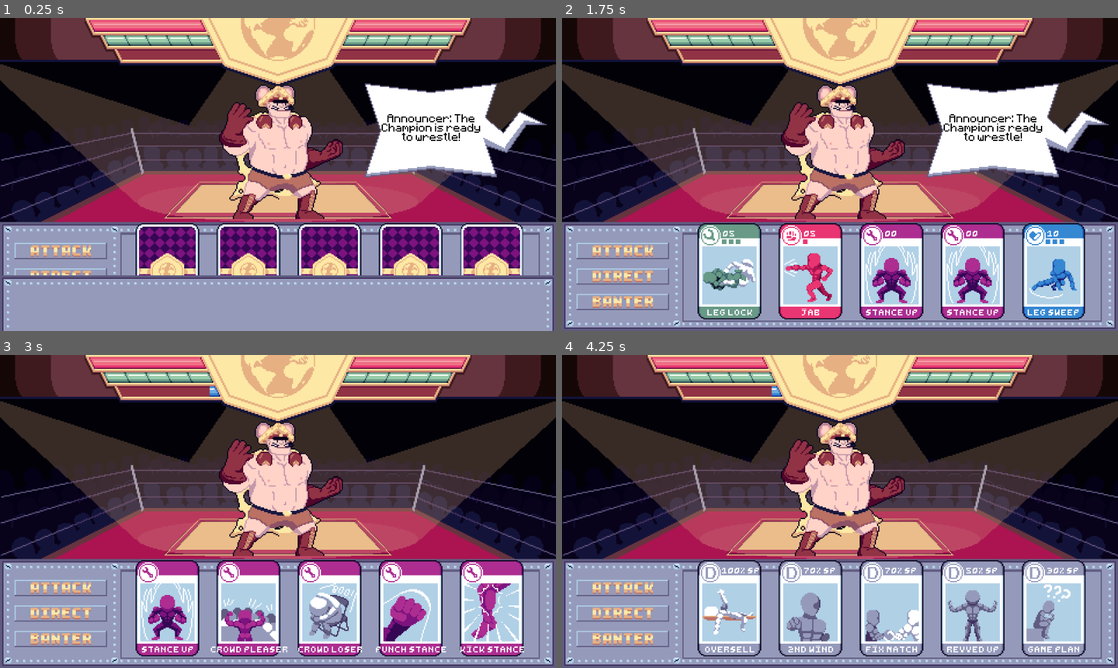
Above: before the commit, frames 1-4 (two rows, left to right).
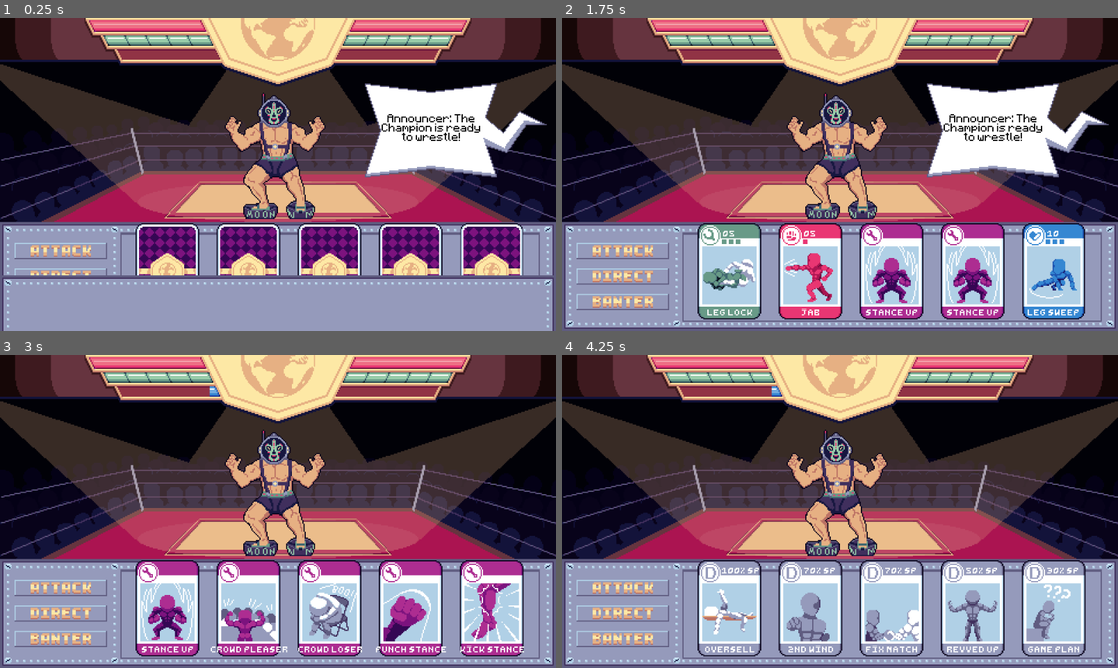
Above: after the commit, the same moments.

Repository: rakthalekk/JameGamWinter2024
Game: Godot game, scene res://src/main.tscn
Two runs of this game, one before a commit and one after it. Both use one fixed random seed, a clock stepped at 60 frames per second and the inputs below. The engine's default icon, where the game draws it, is replaced by a stand-in: a white triangle on a blue panel in a dark square. Sound files missing from this copy of the repository are replaced by a short silence.
Inputs (mouse positions are in pixels of both pictures, inside the frame that each line leads up to):
- Up to frame 1 (0.25 s): no input
- Up to frame 2 (1.75 s): click (623, 249) at 0.5 s; click (623, 249) at 1.25 s
- Up to frame 3 (3 s): click (61, 614) at 2 s; click (61, 639) at 2.75 s
- Up to frame 4 (4.25 s): click (623, 614) at 3.5 s

The runs differ from the first frame. In frame 1, 5.7% of the frame differs, in the area x 39-62%, y 21-65%; in frame 2, 5.7%, in the area x 39-75%, y 21-70%; in frame 3, 5.7%; in frame 4, 5.7%.

Commit message:
remaining moves, shop progress

Diff:
--- a/src/banter_card.gd
+++ b/src/banter_card.gd
@@ -9,7 +9,7 @@
 	%Name.text = card_data.display_name.to_lower()
 
 	$Tooltip.hide()
-	%TooltipText.text = card_data.description
+	%TooltipText.text = card_data.description + "\nEnds your turn"
 
 
 func _on_button_pressed():
--- a/src/card.gd
+++ b/src/card.gd
@@ -26,7 +26,7 @@
 	if data.type == CardData.CARDTYPE.DIRECTION:
 		%Damage.text = str(data.sp_cost) + "% sp"
 	elif data.type == CardData.CARDTYPE.UTILITY:
-		%Damage.hide()
+		%Damage.text = ""
 
 
 func update_damage(new_damage: int):
--- a/src/card_data.gd
+++ b/src/card_data.gd
@@ -14,3 +14,5 @@
 @export var stunned_chance : int
 @export var unpopular_chance : int
 @export var low_health_damage_multiplier : float
+@export var cost : int
+@export var quantity : int
--- a/src/card_database.tscn
+++ b/src/card_database.tscn
@@ -45,6 +45,7 @@
 description = "Deals 5 damage"
 damage = 5
 stamina_cost = 1
+quantity = 5
 
 [node name="Cross" type="Sprite2D" parent="."]
 position = Vector2(249, 58)
@@ -55,6 +56,8 @@
 description = "Deals 5 damage, 7 if used after another punch"
 damage = 5
 stamina_cost = 1
+cost = 200
+quantity = 3
 
 [node name="Hook" type="Sprite2D" parent="."]
 position = Vector2(415, 58)
@@ -65,6 +68,7 @@
 description = "Deals 12 damage"
 damage = 12
 stamina_cost = 3
+quantity = 2
 
 [node name="Gut Punch" type="Sprite2D" parent="."]
 position = Vector2(585, 57)
@@ -77,6 +81,8 @@
 damage = 5
 stamina_cost = 2
 stamina_debuff_chance = 66
+cost = 100
+quantity = 3
 
 [node name="Uppercut" type="Sprite2D" parent="."]
 position = Vector2(730, 53)
@@ -89,6 +95,7 @@
 damage = 10
 stamina_cost = 2
 stunned_chance = 33
+quantity = 3
 
 [node name="Low Blow" type="Sprite2D" parent="."]
 position = Vector2(911, 56)
@@ -100,6 +107,8 @@
 50% chance to deal double damage and inflict Unpopular"
 damage = 5
 stamina_cost = 2
+cost = 200
+quantity = 2
 
 [node name="Flurry of Blows" type="Sprite2D" parent="."]
 position = Vector2(1057, 58)
@@ -109,6 +118,8 @@
 display_name = "Frenzy"
 description = "Deals 3 damage for every consecutive punch used
 Disappears after using another move"
+cost = 300
+quantity = 1
 
 [node name="Side Kick" type="Sprite2D" parent="."]
 position = Vector2(81, 216)
@@ -120,6 +131,7 @@
 description = "Deals 10 damage"
 damage = 10
 stamina_cost = 2
+quantity = 5
 
 [node name="Leg Sweep" type="Sprite2D" parent="."]
 position = Vector2(252, 215)
@@ -133,6 +145,7 @@
 damage = 10
 stamina_cost = 3
 stunned_chance = 66
+quantity = 3
 
 [node name="Roundhouse Kick" type="Sprite2D" parent="."]
 position = Vector2(417, 218)
@@ -146,6 +159,8 @@
 damage = 15
 stamina_cost = 4
 stamina_debuff_chance = 33
+cost = 100
+quantity = 3
 
 [node name="Flying Kick" type="Sprite2D" parent="."]
 position = Vector2(582, 222)
@@ -157,6 +172,8 @@
 description = "Deals 17 damage"
 damage = 17
 stamina_cost = 5
+cost = 100
+quantity = 2
 
 [node name="Crane Kick" type="Sprite2D" parent="."]
 position = Vector2(731, 222)
@@ -172,6 +189,8 @@
 stamina_cost = 4
 stamina_debuff_chance = 33
 stunned_chance = 33
+cost = 200
+quantity = 2
 
 [node name="Arm Bar" type="Sprite2D" parent="."]
 position = Vector2(84, 378)
@@ -185,6 +204,7 @@
 Grants 10% SP"
 damage = 3
 stamina_cost = 2
+quantity = 3
 
 [node name="Leg Lock" type="Sprite2D" parent="."]
 position = Vector2(257, 387)
@@ -198,6 +218,7 @@
 Grants 10% SP"
 damage = 5
 stamina_cost = 3
+quantity = 3
 
 [node name="Chokehold" type="Sprite2D" parent="."]
 position = Vector2(423, 380)
@@ -211,6 +232,8 @@
 Grants 10% SP"
 damage = 10
 stamina_cost = 5
+cost = 300
+quantity = 2
 
 [node name="Full Nelson" type="Sprite2D" parent="."]
 position = Vector2(589, 379)
@@ -225,6 +248,8 @@
 damage = 5
 stamina_cost = 3
 stamina_debuff_chance = 100
+cost = 300
+quantity = 2
 
 [node name="Free Arm Bar" type="Sprite2D" parent="."]
 position = Vector2(1240, 329)
@@ -251,6 +276,8 @@
 health_cost = 7
 stamina_cost = 5
 low_health_damage_multiplier = 2.0
+cost = 400
+quantity = 1
 
 [node name="Back Breaker" type="Sprite2D" parent="."]
 position = Vector2(254, 556)
@@ -266,6 +293,8 @@
 health_cost = 5
 stamina_cost = 5
 low_health_damage_multiplier = 2.0
+cost = 400
+quantity = 1
 
 [node name="Body Slam" type="Sprite2D" parent="."]
 position = Vector2(423, 541)
@@ -282,6 +311,7 @@
 health_cost = 10
 stamina_cost = 3
 low_health_damage_multiplier = 4.0
+quantity = 2
 
 [node name="Piledriver" type="Sprite2D" parent="."]
 position = Vector2(585, 546)
@@ -296,6 +326,8 @@
 health_cost = 5
 stamina_cost = 4
 low_health_damage_multiplier = 2.0
+cost = 300
+quantity = 1
 
 [node name="Surgical Suplex" type="Sprite2D" parent="."]
 position = Vector2(1218, 518)
@@ -373,6 +405,74 @@
 damage = 15
 health_cost = 15
 stamina_cost = 5
+
+[node name="Thunderbolt Slam" type="Sprite2D" parent="."]
+position = Vector2(1228, 1081)
+texture = ExtResource("21_v1sq6")
+hframes = 8
+script = ExtResource("3_42tp3")
+display_name = "Thunderbolt Slam"
+type = 3
+description = "Deals 5 damage and inflicts Stunned if foe is above 50% HP
+Deals 20 damage otherwise
+Costs 10 HP
+"
+damage = 10
+health_cost = 20
+stamina_cost = 5
+stunned_chance = 100
+low_health_damage_multiplier = 2.0
+quantity = 2
+
+[node name="Hurricane Kick" type="Sprite2D" parent="."]
+position = Vector2(1387, 1077)
+texture = ExtResource("21_v1sq6")
+hframes = 8
+script = ExtResource("3_42tp3")
+display_name = "Thunderbolt Slam"
+type = 3
+description = "Deals 5 damage and inflicts Stunned if foe is above 50% HP
+Deals 20 damage otherwise
+Costs 10 HP
+"
+damage = 10
+health_cost = 5
+stamina_cost = 4
+stunned_chance = 66
+low_health_damage_multiplier = 2.0
+quantity = 2
+
+[node name="Meteor Slam" type="Sprite2D" parent="."]
+position = Vector2(1234, 1285)
+texture = ExtResource("21_v1sq6")
+hframes = 8
+script = ExtResource("3_42tp3")
+display_name = "Meteor Slam"
+type = 3
+description = "Deal 20 damage
+Cost 20 HP"
+damage = 20
+health_cost = 20
+stamina_cost = 4
+stunned_chance = 66
+low_health_damage_multiplier = 2.0
+quantity = 2
+
+[node name="Rocket Impact" type="Sprite2D" parent="."]
+position = Vector2(1383, 1277)
+texture = ExtResource("19_21xwu")
+hframes = 8
+script = ExtResource("3_42tp3")
+display_name = "Rocket Impact"
+type = 3
+description = "Deals 15 damage, 30 if foe is below 50% health
+Costs 7 HP"
+damage = 15
+health_cost = 10
+stamina_cost = 5
+low_health_damage_multiplier = 2.0
+cost = 400
+quantity = 1
 
 [node name="Oversell" type="Sprite2D" parent="."]
 position = Vector2(91, 703)
@@ -434,6 +534,7 @@
 display_name = "Stance Up"
 type = 5
 description = "Regenerates 2 stamina"
+quantity = 3
 
 [node name="Crowd Pleaser" type="Sprite2D" parent="."]
 position = Vector2(248, 884)
@@ -443,6 +544,8 @@
 display_name = "Crowd Pleaser"
 type = 5
 description = "Grants 30% SP"
+cost = 300
+quantity = 3
 
 [node name="Crowd Loser" type="Sprite2D" parent="."]
 position = Vector2(422, 884)
@@ -452,6 +555,8 @@
 display_name = "Crowd Loser"
 type = 5
 description = "Inflicts Unpopular on foe"
+cost = 300
+quantity = 3
 
 [node name="The Punshisher" type="Sprite2D" parent="."]
 position = Vector2(589, 880)
@@ -461,6 +566,8 @@
 display_name = "Punch Stance"
 type = 5
 description = "Punch moves deal +50% damage during your next turn"
+cost = 300
+quantity = 3
 
 [node name="The Kickisher" type="Sprite2D" parent="."]
 position = Vector2(747, 879)
@@ -470,3 +577,5 @@
 display_name = "Kick Stance"
 type = 5
 description = "Kick moves deal +50% damage during your next turn"
+cost = 300
+quantity = 3
--- a/src/card_shop.gd
+++ b/src/card_shop.gd
@@ -1,6 +1,4 @@
 extends Control
-
-@export var shop_items : Array[Item]
 
 var CARDBUTTON = preload("res://src/card_shop_button.tscn")
 
@@ -8,10 +6,10 @@
 
 # Called when the node enters the scene tree for the first time.
 func _ready():
-	for item in shop_items:
-		var data = CardDatabase.get_card_by_name(item.item_name)
+	for item in Global.shop_items:
+		var data = CardDatabase.get_card_by_name(item)
 		var card = CARDBUTTON.instantiate() as CardShopButton
-		card.populate_from_data(data, item.cost)
+		card.populate_from_data(data)
 		card.root = self
 		%Cards.add_child(card)
 
--- a/src/card_shop.tscn
+++ b/src/card_shop.tscn
@@ -1,67 +1,9 @@
-[gd_scene load_steps=15 format=3 uid="uid://c0e06a6t5vpb2"]
+[gd_scene load_steps=5 format=3 uid="uid://c0e06a6t5vpb2"]
 
 [ext_resource type="Script" path="res://src/card_shop.gd" id="1_gu8pu"]
-[ext_resource type="Script" path="res://src/item.gd" id="2_bxq17"]
-
-[sub_resource type="Resource" id="Resource_wj6d6"]
-script = ExtResource("2_bxq17")
-item_name = "Cross"
-cost = 100
-
-[sub_resource type="Resource" id="Resource_ard7s"]
-script = ExtResource("2_bxq17")
-item_name = "Hook"
-cost = 100
-
-[sub_resource type="Resource" id="Resource_syhht"]
-script = ExtResource("2_bxq17")
-item_name = "Gut Punch"
-cost = 100
-
-[sub_resource type="Resource" id="Resource_b2v8p"]
-script = ExtResource("2_bxq17")
-item_name = "Low Blow"
-cost = 100
-
-[sub_resource type="Resource" id="Resource_2dhnl"]
-script = ExtResource("2_bxq17")
-item_name = "Leg Sweep"
-cost = 100
-
-[sub_resource type="Resource" id="Resource_627es"]
-script = ExtResource("2_bxq17")
-item_name = "Roundhouse Kick"
-cost = 100
-
-[sub_resource type="Resource" id="Resource_lwhcg"]
-script = ExtResource("2_bxq17")
-item_name = "Flying Kick"
-cost = 100
-
-[sub_resource type="Resource" id="Resource_pdo1r"]
-script = ExtResource("2_bxq17")
-item_name = "Chokehold"
-cost = 100
-
-[sub_resource type="Resource" id="Resource_tpmfv"]
-script = ExtResource("2_bxq17")
-item_name = "Full Nelson"
-cost = 100
-
-[sub_resource type="Resource" id="Resource_uirqv"]
-script = ExtResource("2_bxq17")
-item_name = "Suplex"
-cost = 100
-
-[sub_resource type="Resource" id="Resource_t620x"]
-script = ExtResource("2_bxq17")
-item_name = "Gutbuster"
-cost = 100
-
-[sub_resource type="Resource" id="Resource_opwlb"]
-script = ExtResource("2_bxq17")
-item_name = "Body Slam"
-cost = 100
+[ext_resource type="Texture2D" uid="uid://bws83yiu1q4to" path="res://assets/ShopBG.png" id="2_pqyto"]
+[ext_resource type="Texture2D" uid="uid://mqrg467qe531" path="res://assets/ShopCardPanel.png" id="3_50v21"]
+[ext_resource type="Texture2D" uid="uid://e3wt0om7lkrn" path="res://assets/ShopUIThingy.png" id="4_66d8m"]
 
 [node name="CardShop" type="Control"]
 layout_mode = 3
@@ -71,7 +13,27 @@
 grow_horizontal = 2
 grow_vertical = 2
 script = ExtResource("1_gu8pu")
-shop_items = Array[ExtResource("2_bxq17")]([SubResource("Resource_wj6d6"), SubResource("Resource_ard7s"), SubResource("Resource_syhht"), SubResource("Resource_b2v8p"), SubResource("Resource_2dhnl"), SubResource("Resource_627es"), SubResource("Resource_lwhcg"), SubResource("Resource_pdo1r"), SubResource("Resource_tpmfv"), SubResource("Resource_uirqv"), SubResource("Resource_t620x"), SubResource("Resource_opwlb")])
+
+[node name="Background" type="TextureRect" parent="."]
+custom_minimum_size = Vector2(960, 540)
+layout_mode = 0
+offset_right = 40.0
+offset_bottom = 40.0
+texture = ExtResource("2_pqyto")
+
+[node name="ScrollPanel" type="TextureRect" parent="."]
+custom_minimum_size = Vector2(960, 540)
+layout_mode = 0
+offset_right = 40.0
+offset_bottom = 40.0
+texture = ExtResource("3_50v21")
+
+[node name="UIPanel" type="TextureRect" parent="."]
+custom_minimum_size = Vector2(960, 540)
+layout_mode = 0
+offset_right = 40.0
+offset_bottom = 40.0
+texture = ExtResource("4_66d8m")
 
 [node name="VBoxContainer" type="VBoxContainer" parent="."]
 layout_mode = 1
@@ -109,17 +71,10 @@
 text = "No Card Selected"
 autowrap_mode = 2
 
-[node name="Buy" type="Button" parent="VBoxContainer/HBoxContainer"]
-layout_mode = 2
-size_flags_horizontal = 0
-size_flags_vertical = 0
-text = "Buy Card"
-
 [node name="Leave" type="Button" parent="VBoxContainer/HBoxContainer"]
 layout_mode = 2
 size_flags_horizontal = 10
 size_flags_vertical = 0
 text = "Leave"
 
-[connection signal="pressed" from="VBoxContainer/HBoxContainer/Buy" to="." method="_on_buy_pressed"]
 [connection signal="pressed" from="VBoxContainer/HBoxContainer/Leave" to="." method="_on_leave_pressed"]
--- a/src/card_shop_button.gd
+++ b/src/card_shop_button.gd
@@ -1,24 +1,24 @@
 class_name CardShopButton
-extends ColorRect
+extends Control
 
 var root
 
 var card_data: CardData
-var card_cost: int
 
-func populate_from_data(data: CardData, cost: int):
+func populate_from_data(data: CardData):
 	card_data = data
-	card_cost = cost
 
 	name = card_data.name
 	%Name.text = data.display_name
-	%Type.text = CardData.CARDTYPE.keys()[data.type]
-	%Description.text = data.description
+
 	%Damage.text = str(card_data.damage) + " DMG"
-	%Cost.text = str(cost)
+
+	$Sprite.texture = data.texture
 
 	if data.type == CardData.CARDTYPE.DIRECTION:
-		%Damage.hide()
+		%Damage.text = str(data.sp_cost) + "% sp"
+	elif data.type == CardData.CARDTYPE.UTILITY:
+		%Damage.text = ""
 
 
 func _on_button_pressed():
--- a/src/card_shop_button.tscn
+++ b/src/card_shop_button.tscn
@@ -1,104 +1,185 @@
-[gd_scene load_steps=2 format=3 uid="uid://cciyv6pg6q3qk"]
+[gd_scene load_steps=8 format=3 uid="uid://cciyv6pg6q3qk"]
 
 [ext_resource type="Script" path="res://src/card_shop_button.gd" id="1_boomk"]
-
-[node name="CardShopButton" type="ColorRect"]
-custom_minimum_size = Vector2(120, 150)
+[ext_resource type="Texture2D" uid="uid://bwc6a0nltsok6" path="res://assets/Cards/ArmBarCardSprite.png" id="2_15fml"]
+[ext_resource type="FontFile" uid="uid://c5hgn1rhtkqud" path="res://assets/Small_Pixel_Font.ttf" id="3_1eic5"]
+
+[sub_resource type="Animation" id="Animation_nim46"]
+resource_name = "flip_over"
+length = 0.4
+step = 0.05
+tracks/0/type = "value"
+tracks/0/imported = false
+tracks/0/enabled = true
+tracks/0/path = NodePath("Sprite:frame")
+tracks/0/interp = 1
+tracks/0/loop_wrap = true
+tracks/0/keys = {
+"times": PackedFloat32Array(0, 0.05, 0.1, 0.15, 0.2, 0.25, 0.3, 0.35),
+"transitions": PackedFloat32Array(1, 1, 1, 1, 1, 1, 1, 1),
+"update": 1,
+"values": [7, 6, 5, 4, 3, 2, 1, 0]
+}
+tracks/1/type = "value"
+tracks/1/imported = false
+tracks/1/enabled = true
+tracks/1/path = NodePath("Sprite/Damage:visible")
+tracks/1/interp = 1
+tracks/1/loop_wrap = true
+tracks/1/keys = {
+"times": PackedFloat32Array(0, 0.4),
+"transitions": PackedFloat32Array(1, 1),
+"update": 1,
+"values": [false, true]
+}
+tracks/2/type = "value"
+tracks/2/imported = false
+tracks/2/enabled = true
+tracks/2/path = NodePath("Sprite/Name:visible")
+tracks/2/interp = 1
+tracks/2/loop_wrap = true
+tracks/2/keys = {
+"times": PackedFloat32Array(0, 0.4),
+"transitions": PackedFloat32Array(1, 1),
+"update": 1,
+"values": [false, true]
+}
+
+[sub_resource type="Animation" id="Animation_q4ico"]
+length = 0.001
+tracks/0/type = "value"
+tracks/0/imported = false
+tracks/0/enabled = true
+tracks/0/path = NodePath("Sprite:frame")
+tracks/0/interp = 1
+tracks/0/loop_wrap = true
+tracks/0/keys = {
+"times": PackedFloat32Array(0),
+"transitions": PackedFloat32Array(1),
+"update": 1,
+"values": [7]
+}
+tracks/1/type = "value"
+tracks/1/imported = false
+tracks/1/enabled = true
+tracks/1/path = NodePath("Sprite/Damage:visible")
+tracks/1/interp = 1
+tracks/1/loop_wrap = true
+tracks/1/keys = {
+"times": PackedFloat32Array(0),
+"transitions": PackedFloat32Array(1),
+"update": 1,
+"values": [false]
+}
+tracks/2/type = "value"
+tracks/2/imported = false
+tracks/2/enabled = true
+tracks/2/path = NodePath("Sprite/Name:visible")
+tracks/2/interp = 1
+tracks/2/loop_wrap = true
+tracks/2/keys = {
+"times": PackedFloat32Array(0),
+"transitions": PackedFloat32Array(1),
+"update": 1,
+"values": [false]
+}
+
+[sub_resource type="Animation" id="Animation_mw8fe"]
+resource_name = "flip_back"
+length = 0.4
+step = 0.05
+tracks/0/type = "value"
+tracks/0/imported = false
+tracks/0/enabled = true
+tracks/0/path = NodePath("Sprite:frame")
+tracks/0/interp = 1
+tracks/0/loop_wrap = true
+tracks/0/keys = {
+"times": PackedFloat32Array(0, 0.05, 0.1, 0.15, 0.2, 0.25, 0.3, 0.35),
+"transitions": PackedFloat32Array(1, 1, 1, 1, 1, 1, 1, 1),
+"update": 1,
+"values": [0, 1, 2, 3, 4, 5, 6, 7]
+}
+tracks/1/type = "value"
+tracks/1/imported = false
+tracks/1/enabled = true
+tracks/1/path = NodePath("Sprite/Name:visible")
+tracks/1/interp = 1
+tracks/1/loop_wrap = true
+tracks/1/keys = {
+"times": PackedFloat32Array(0, 0.05),
+"transitions": PackedFloat32Array(1, 1),
+"update": 1,
+"values": [true, false]
+}
+tracks/2/type = "value"
+tracks/2/imported = false
+tracks/2/enabled = true
+tracks/2/path = NodePath("Sprite/Damage:visible")
+tracks/2/interp = 1
+tracks/2/loop_wrap = true
+tracks/2/keys = {
+"times": PackedFloat32Array(0, 0.05),
+"transitions": PackedFloat32Array(1, 1),
+"update": 1,
+"values": [true, false]
+}
+
+[sub_resource type="AnimationLibrary" id="AnimationLibrary_6u31u"]
+_data = {
+"RESET": SubResource("Animation_q4ico"),
+"flip_back": SubResource("Animation_mw8fe"),
+"flip_over": SubResource("Animation_nim46")
+}
+
+[node name="CardShopButton" type="Control"]
+custom_minimum_size = Vector2(110, 166)
+layout_mode = 3
+anchors_preset = 0
 offset_right = 40.0
 offset_bottom = 40.0
-color = Color(0.996078, 0.870588, 0.760784, 1)
 script = ExtResource("1_boomk")
 
-[node name="VBoxContainer" type="VBoxContainer" parent="."]
-layout_mode = 1
-anchors_preset = 15
+[node name="Sprite" type="Sprite2D" parent="."]
+position = Vector2(55, 83)
+texture = ExtResource("2_15fml")
+hframes = 8
+frame = 7
+
+[node name="Damage" type="Label" parent="Sprite"]
+unique_name_in_owner = true
+visible = false
+anchors_preset = 10
+anchor_right = 1.0
+offset_left = -13.0
+offset_top = -87.0
+offset_right = -60.0
+offset_bottom = -61.0
+grow_horizontal = 2
+size_flags_horizontal = 6
+size_flags_vertical = 8
+theme_override_colors/font_color = Color(1, 1, 1, 1)
+theme_override_fonts/font = ExtResource("3_1eic5")
+theme_override_font_sizes/font_size = 8
+text = "00"
+vertical_alignment = 2
+
+[node name="Name" type="Label" parent="Sprite"]
+unique_name_in_owner = true
+visible = false
+anchors_preset = 12
+anchor_top = 1.0
 anchor_right = 1.0
 anchor_bottom = 1.0
-grow_horizontal = 2
-grow_vertical = 2
-
-[node name="ColorRect" type="ColorRect" parent="VBoxContainer"]
-custom_minimum_size = Vector2(0, 30)
-layout_mode = 2
-color = Color(0.678431, 0.678431, 0.678431, 1)
-
-[node name="Name" type="Label" parent="VBoxContainer/ColorRect"]
-unique_name_in_owner = true
-layout_mode = 1
-anchors_preset = 8
-anchor_left = 0.5
-anchor_top = 0.5
-anchor_right = 0.5
-anchor_bottom = 0.5
-offset_left = -60.0
-offset_top = -11.5
-offset_right = 60.0
-offset_bottom = 11.5
-grow_horizontal = 2
-grow_vertical = 2
-theme_override_colors/font_color = Color(0, 0, 0, 1)
-text = "Big Slam"
-horizontal_alignment = 1
-
-[node name="Type" type="Label" parent="VBoxContainer"]
-unique_name_in_owner = true
-layout_mode = 2
-theme_override_colors/font_color = Color(0, 0, 0, 1)
-theme_override_font_sizes/font_size = 12
-text = "Slam"
-horizontal_alignment = 1
-
-[node name="Description" type="Label" parent="VBoxContainer"]
-unique_name_in_owner = true
-custom_minimum_size = Vector2(120, 0)
-layout_mode = 2
-theme_override_colors/font_color = Color(0, 0, 0, 1)
-theme_override_constants/line_spacing = -2
-theme_override_font_sizes/font_size = 12
-text = "Deals high damage and stuns the opponent for 1 turn"
-horizontal_alignment = 1
-autowrap_mode = 2
-
-[node name="VBoxContainer2" type="VBoxContainer" parent="."]
-layout_mode = 1
-anchors_preset = 7
-anchor_left = 0.5
-anchor_top = 1.0
-anchor_right = 0.5
-anchor_bottom = 1.0
-offset_left = -47.0
-offset_top = -40.0
-offset_right = 47.0
+offset_left = -55.0
+offset_top = -106.0
+offset_right = -55.0
+offset_bottom = -83.0
 grow_horizontal = 2
 grow_vertical = 0
-theme_override_constants/separation = 0
-
-[node name="Damage" type="Label" parent="VBoxContainer2"]
-unique_name_in_owner = true
-layout_mode = 2
-size_flags_horizontal = 6
-size_flags_vertical = 8
-theme_override_colors/font_color = Color(0, 0, 0, 1)
-theme_override_font_sizes/font_size = 12
-text = "0 DMG"
-horizontal_alignment = 1
-vertical_alignment = 2
-
-[node name="Cost" type="Label" parent="."]
-unique_name_in_owner = true
-layout_mode = 1
-anchors_preset = 7
-anchor_left = 0.5
-anchor_top = 1.0
-anchor_right = 0.5
-anchor_bottom = 1.0
-offset_left = -20.0
-offset_top = -23.0
-offset_right = 20.0
-grow_horizontal = 2
-grow_vertical = 0
-theme_override_colors/font_color = Color(0, 0, 0, 1)
-text = "100"
+theme_override_fonts/font = ExtResource("3_1eic5")
+theme_override_font_sizes/font_size = 8
+text = "arm bar"
 horizontal_alignment = 1
 vertical_alignment = 1
 
@@ -112,4 +193,9 @@
 grow_vertical = 2
 focus_mode = 1
 
+[node name="AnimationPlayer" type="AnimationPlayer" parent="."]
+libraries = {
+"": SubResource("AnimationLibrary_6u31u")
+}
+
 [connection signal="pressed" from="Button" to="." method="_on_button_pressed"]
--- a/src/global.gd
+++ b/src/global.gd
@@ -3,4 +3,7 @@
 var player_card_list : Array[CardData]
 var player_deck : Array[CardData]
 
+var shop_items = ["Cross", "Gut Punch", "Low Blow", "Flying Kick", "Roundhouse Kick", "Crane Kick",  "Chokehold",
+		"Full Nelson", "Suplex", "Back Breaker", "Piledriver", "Crowd Pleaser", "Crowd Loser", "The Punshisher", "The Kickisher"]
+
 var fame: int = 500
--- a/src/item.gd
+++ /dev/null
@@ -1,5 +0,0 @@
-class_name Item
-extends Resource
-
-@export var item_name: String
-@export var cost: int
--- a/src/main.gd
+++ b/src/main.gd
@@ -24,7 +24,7 @@
 	opponent.root = self
 
 	player.setup_wrestler(WrestlerDatabase.get_wrestler_by_name("Player"))
-	opponent.setup_wrestler(WrestlerDatabase.get_wrestler_by_name("The Big Cheese"))
+	opponent.setup_wrestler(WrestlerDatabase.get_wrestler_by_name("Lunar Luchador"))
 
 	%PlayerHealthBar.max_value = player.max_hp
 	%OpponentHealthBar.max_value = opponent.max_hp
--- a/src/wrestler_database.tscn
+++ b/src/wrestler_database.tscn
@@ -7,6 +7,8 @@
 [ext_resource type="Texture2D" uid="uid://b1uwjdo141ve0" path="res://assets/Wrestlers/DocChopDSuplexSurgeon.png" id="4_yewfa"]
 [ext_resource type="Texture2D" uid="uid://bv7q76rebr704" path="res://assets/Wrestlers/TheBigCheese.png" id="5_v1lnk"]
 [ext_resource type="Texture2D" uid="uid://b16fx6hkajxcu" path="res://assets/Wrestlers/SwanDivinTyson.png" id="6_fljmc"]
+[ext_resource type="Texture2D" uid="uid://bfg5x8ydqom8b" path="res://assets/Wrestlers/TerryThunderThighs.png" id="7_a5rnq"]
+[ext_resource type="Texture2D" uid="uid://bnqvp3hgl4ium" path="res://assets/Wrestlers/LunarLuchador.png" id="8_nhsx5"]
 
 [node name="WrestlerDatabase" type="Node2D"]
 script = ExtResource("1_yg7rt")
@@ -65,6 +67,24 @@
 attack_list = Array[String](["Leg Sweep", "Arm Bar", "Arm Bar", "Arm Bar", "Arm Bar", "Flying Kick", "Flying Kick", "Flying Kick", "Crane Kick", "Crane Kick", "Crane Kick", "Gut Punch", "Uppercut", "Uppercut", "Full Nelson", "Chokehold", "Chokehold", "Low Blow", "Neck Breaker", "Dive Bomb"])
 direction_list = Array[String](["Oversell", "Second Wind", "Throw the Match", "Revved Up", "Game Plan"])
 
+[node name="Terry Thunder Thighs" type="Sprite2D" parent="."]
+position = Vector2(828, 276)
+texture = ExtResource("7_a5rnq")
+script = ExtResource("1_5xqm4")
+display_name = "Terry Thunder Thighs"
+max_hp = 100
+attack_list = Array[String](["Jab", "Jab", "Cross", "Cross", "Cross", "Side Kick", "Side Kick", "Side Kick", "Side Kick", "Roundhouse Kick", "Roundhouse Kick", "Leg Sweep", "Leg Sweep", "Crane Kick", "Crane Kick", "Flying Kick", "Flying Kick", "Leg Lock", "Thunderbolt Slam", "Hurricane Kick"])
+direction_list = Array[String](["Oversell", "Second Wind", "Throw the Match", "Revved Up", "Game Plan"])
+
+[node name="Lunar Luchador" type="Sprite2D" parent="."]
+position = Vector2(1085, 280)
+texture = ExtResource("8_nhsx5")
+script = ExtResource("1_5xqm4")
+display_name = "Terry Thunder Thighs"
+max_hp = 100
+attack_list = Array[String](["Jab", "Jab", "Jab", "Cross", "Cross", "Hook", "Hook", "Hook", "Gut Punch", "Crane Kick", "Flying Kick", "Flying Kick", "Full Nelson", "Chokehold", "Arm Bar", "Arm Bar", "Leg Lock", "Leg Lock", "Meteor Slam", "Rocket Impact"])
+direction_list = Array[String](["Oversell", "Second Wind", "Throw the Match", "Revved Up", "Game Plan"])
+
 [node name="AudioStreamPlayer" type="AudioStreamPlayer" parent="."]
 stream = ExtResource("4_rk0ml")
 volume_db = -5.0
Binary file changed: assets/Wrestlers/TerryThunderThighs.png
Not shown: 1 places in src/wrestler_database.tscn that only renumber resources
